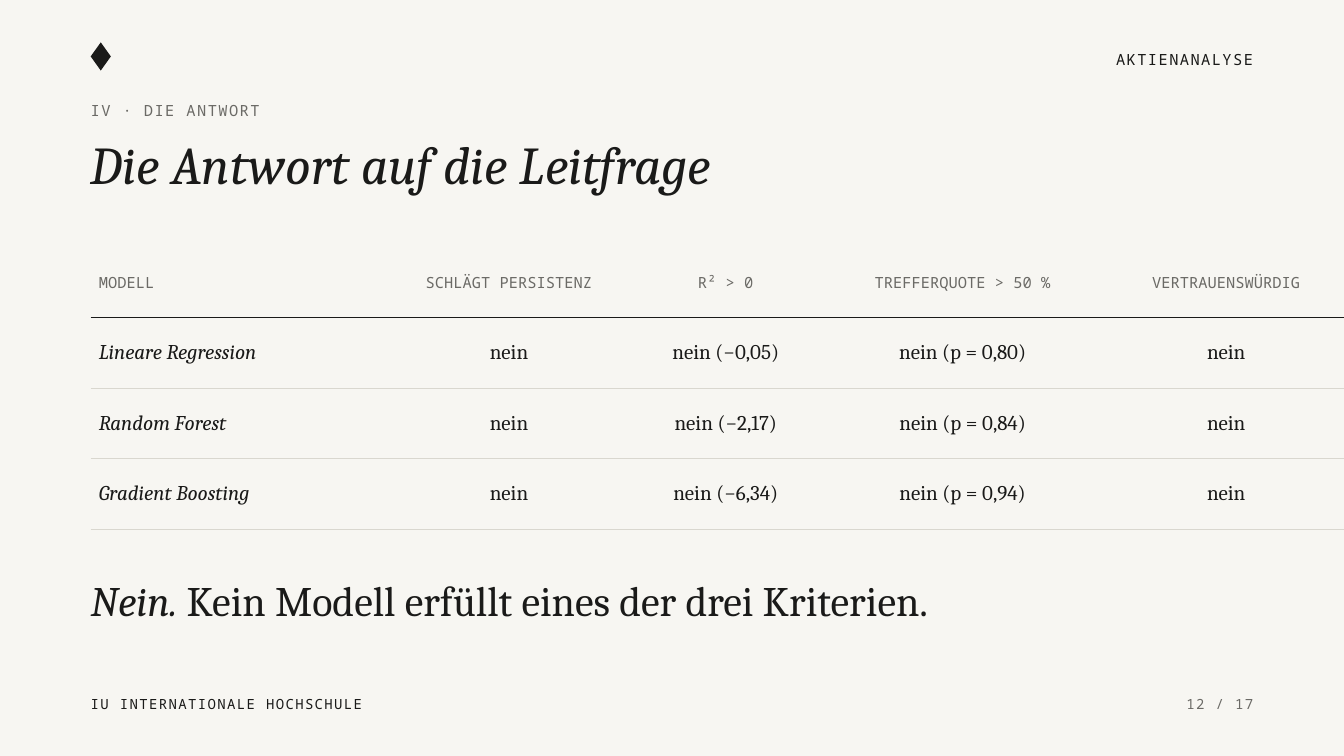
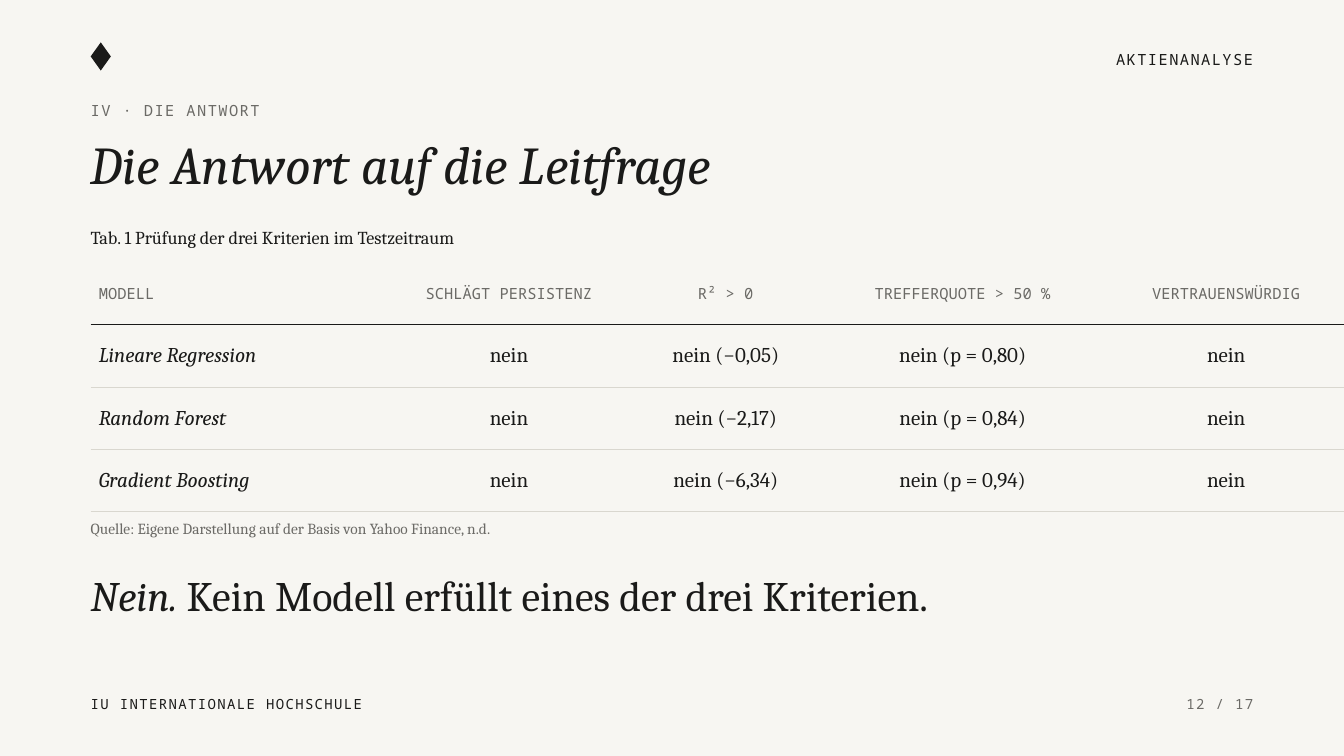
Before and after one commit to KonstantinosLamprou/stockanalysis, a slide deck: slide 12 of presentation/Aktienanalyse_Praesentation.pptx. Drawn at 1344x756 pixels with LibreOffice and Linux fonts; fonts in the diff are those of the drawing. Boxes give left, top, right and bottom in pixels: in the first picture for what was removed or moved away, otherwise in the second. Text is boxed around its words. In the diff, an @@ line names an element or a change of style, - is before the commit and + after.

```diff
--- a/presentation/Aktienanalyse_Praesentation.pptx
+++ b/presentation/Aktienanalyse_Praesentation.pptx
@@ text added at [91,231,455,248], 13 pt, text #1A1A19 @@
+Tab. 1 Prüfung der drei Kriterien im Testzeitraum
@@ table: place and size @@
-table at [91,247,1344,529]
+table at [91,262,1344,512]
@@ text added at [91,523,490,538], 11 pt, text #6B6A66 @@
+Quelle: Eigene Darstellung auf der Basis von Yahoo Finance, n.d.
@@ text "Nein. Kein Modell erfüllt eines ...": place and size @@
-text "Nein. Kein Modell erfüllt eines ..." at [91,586,928,617]
+text "Nein. Kein Modell erfüllt eines ..." at [91,581,928,612]
```
Also in this commit, not shown: 8 other slides changed, 2 other files.
